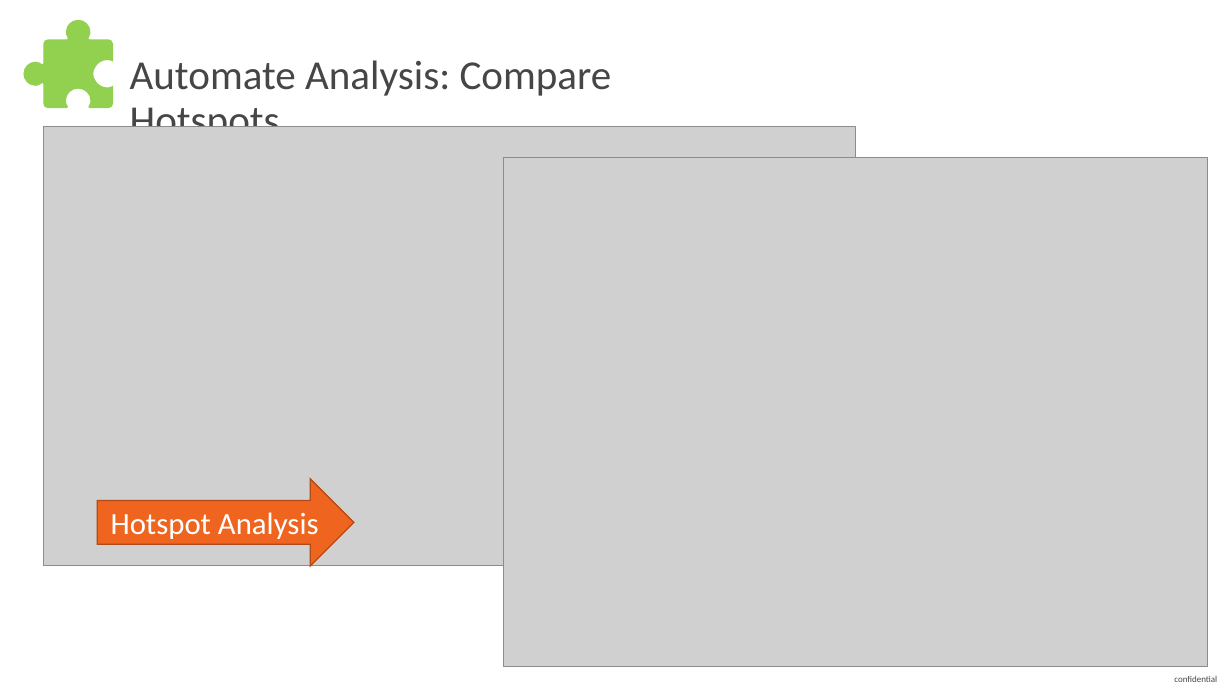
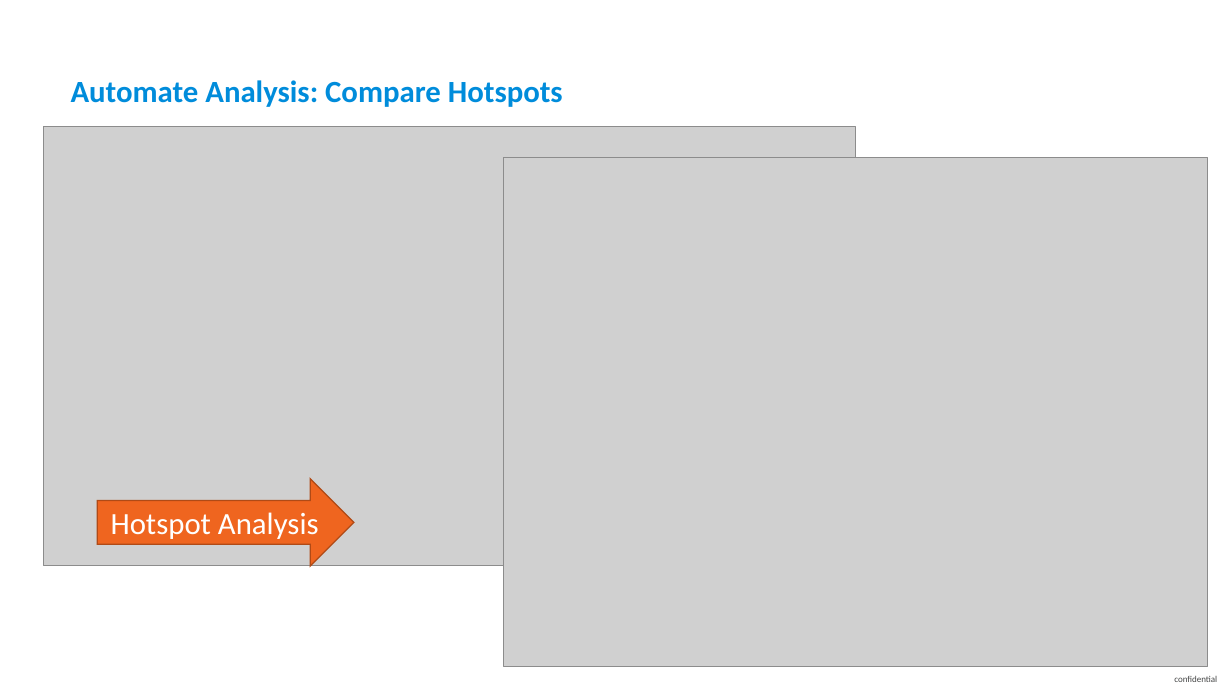
Before and after one commit to thiagobien/ACL, a slide deck: slide 10 of workshop/07_Performance_as_a_Service/ACMWorkshop_Performance_as_a_Self_Service.pptx. Drawn at 1232x693 pixels with LibreOffice and Linux fonts; fonts in the diff are those of the drawing; grey boxes stand for pictures. Boxes give left, top, right and bottom in pixels: in the first picture for what was removed or moved away, otherwise in the second. Text is boxed around its words. In the diff, an @@ line names an element or a change of style, - is before the commit and + after.

```diff
--- a/workshop/07_Performance_as_a_Service/ACMWorkshop_Performance_as_a_Self_Service.pptx
+++ b/workshop/07_Performance_as_a_Service/ACMWorkshop_Performance_as_a_Self_Service.pptx
@@ freeform shape removed at (23,19,113,108) @@
@@ text "Automate Analysis: Compare Hotspots": place and size @@
-text "Automate Analysis: Compare Hotspots" at (130,60,612,127)
+text "Automate Analysis: Compare Hotspots" at (71,80,563,107)
@@ text "Automate Analysis: Compare Hotspots" at (71,80,563,107): size 32 to 24 pt, text colour #454646 to #008CDB, bold on; line spacing 0.9 to 1.2; vertical alignment top to middle @@
```
Also in this commit, not shown: 9 other slides changed, 1 slide added, 8 other files.
